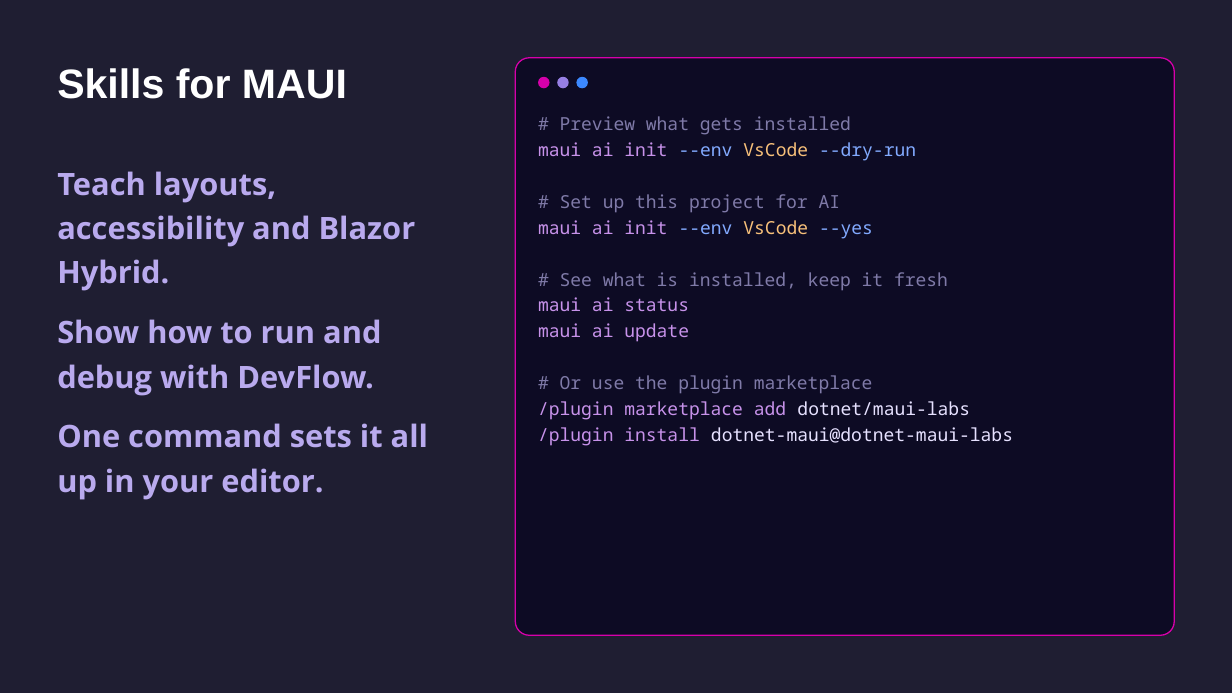
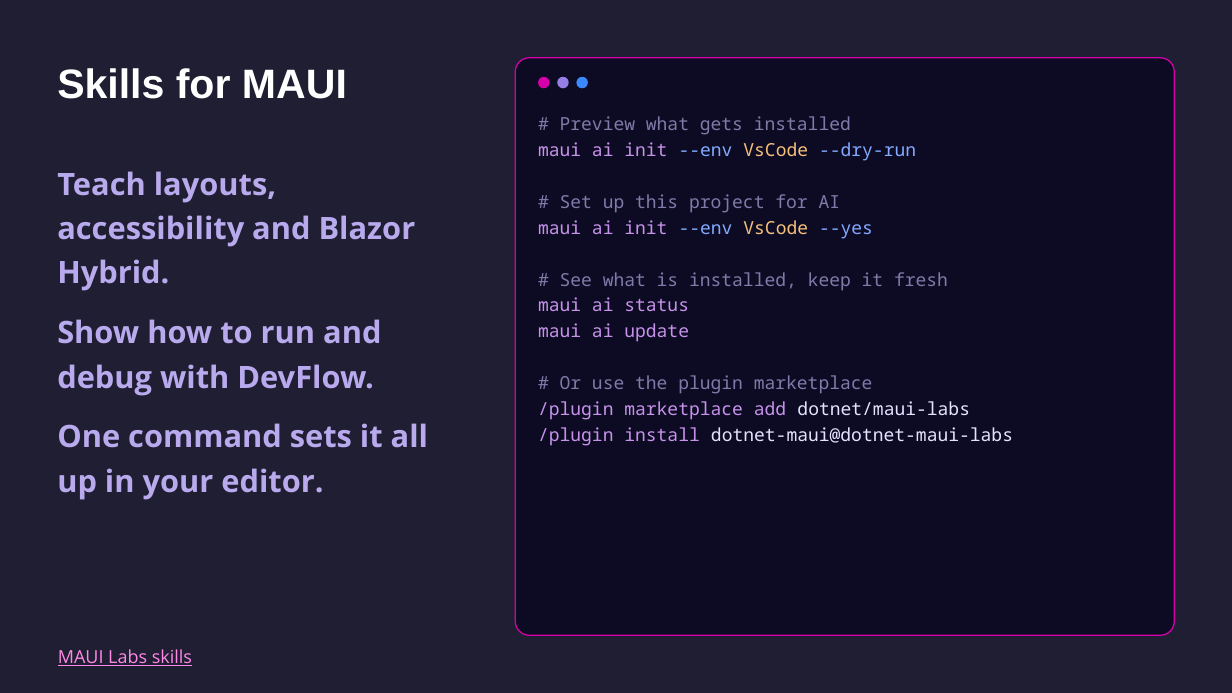
Before and after one commit to mattleibow/dotnetconf2026, a slide deck: slide 6 of slides.pptx. Drawn at 1232x693 pixels with LibreOffice and Linux fonts; fonts in the diff are those of the drawing. Boxes give left, top, right and bottom in pixels: in the first picture for what was removed or moved away, otherwise in the second. Text is boxed around its words. In the diff, an @@ line names an element or a change of style, - is before the commit and + after.

```diff
--- a/slides.pptx
+++ b/slides.pptx
@@ text added at (58, 649, 192, 666), 14 pt, text #FF89E7, underline @@
+MAUI Labs skills
```
Also in this commit, not shown: 13 other slides changed, 2 slides added.
